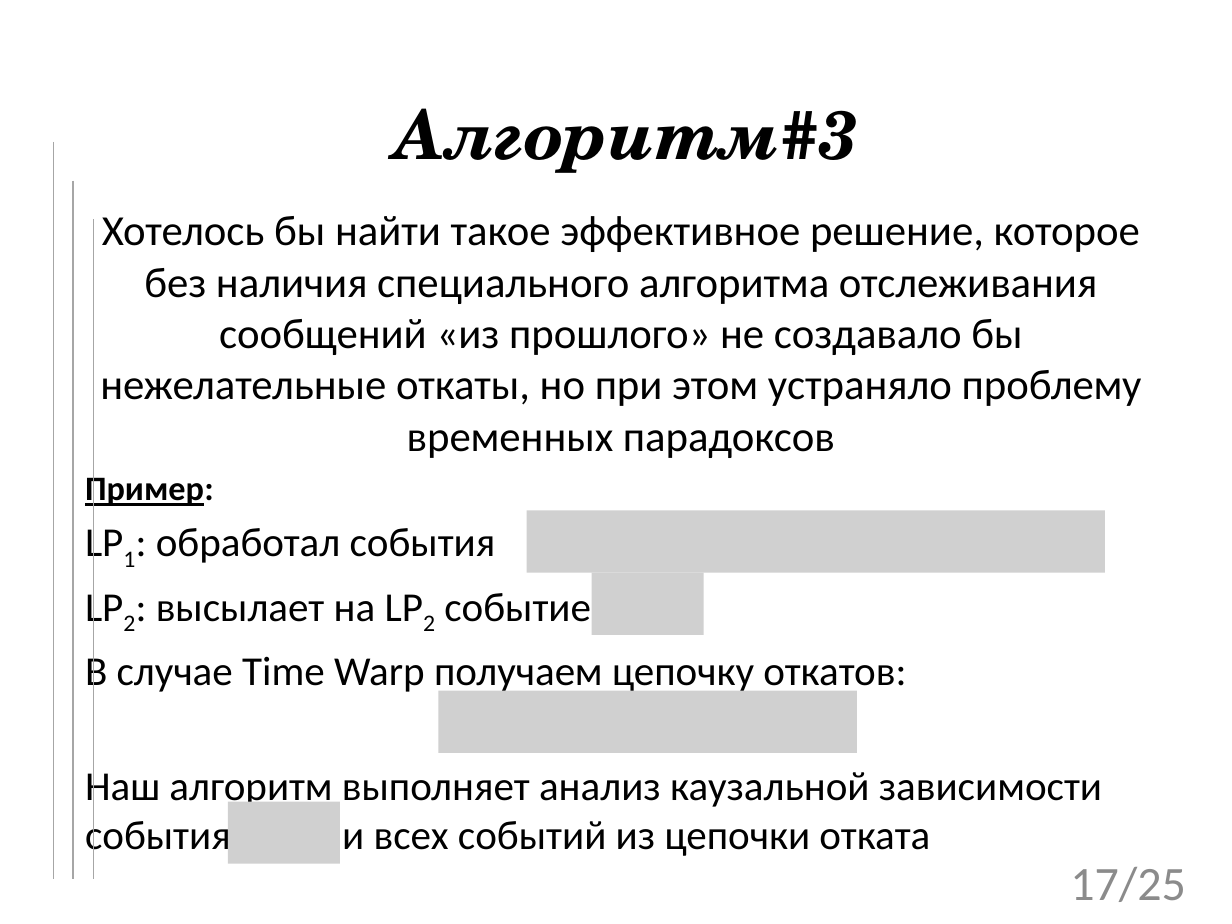
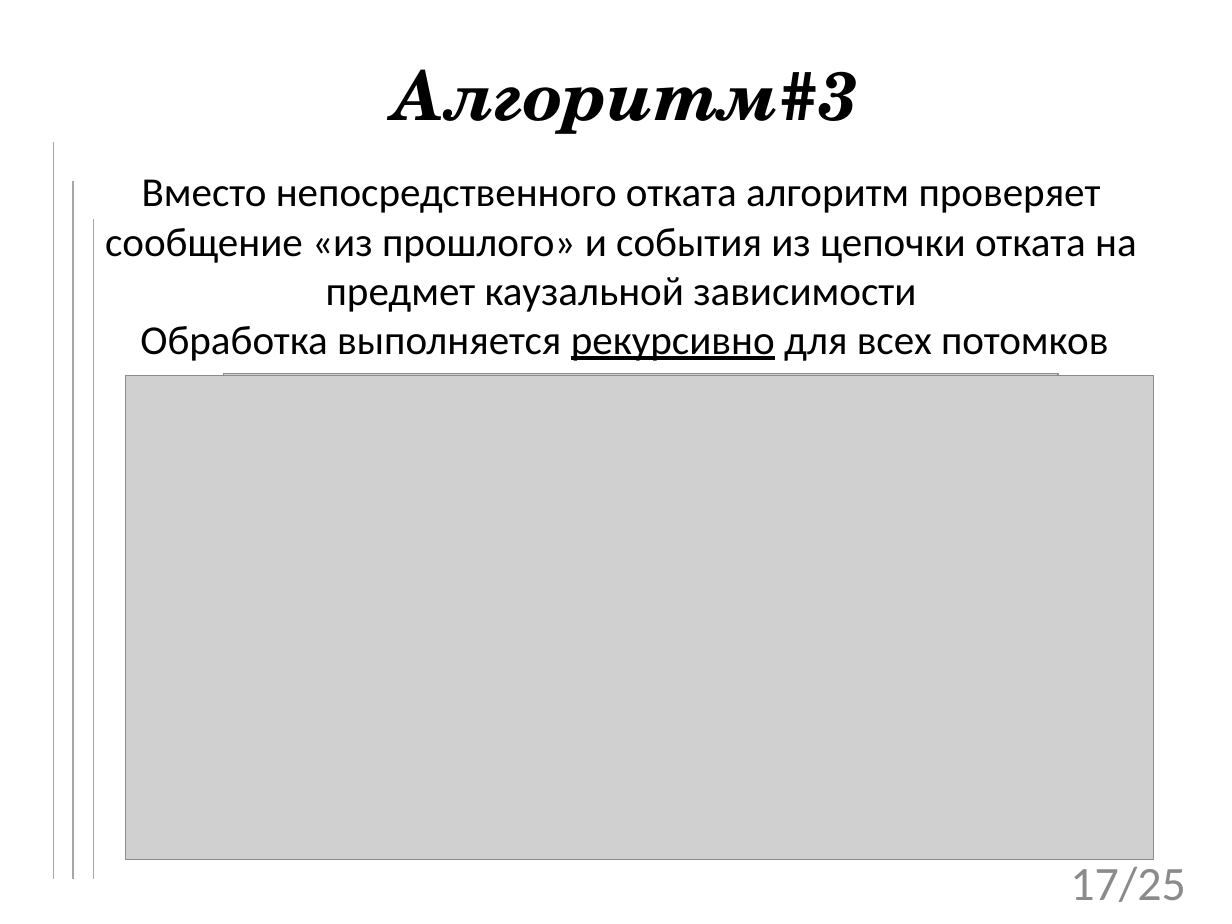
Before and after one commit to tom-trix/SynchAlgorithms, a slide deck: slide 17 of text/Mitrakov.pptx. Drawn at 1232x924 pixels with LibreOffice and Linux fonts; fonts in the diff are those of the drawing; grey boxes stand for pictures; background and template pictures are left out. Boxes give left, top, right and bottom in pixels: in the first picture for what was removed or moved away, otherwise in the second. Text is boxed around its words. In the diff, an @@ line names an element or a change of style, - is before the commit and + after.

```diff
--- a/text/Mitrakov.pptx
+++ b/text/Mitrakov.pptx
@@ title "Алгоритм#3": place and size @@
-title "Алгоритм#3" at box(393, 108, 859, 173)
+title "Алгоритм#3" at box(393, 69, 859, 134)
@@ subtitle at box(105, 179, 1137, 312): text changed; size 25 to 24 pt @@
-Хотелось бы найти такое эффективное решение, которое без наличия специального алгоритма отслеживания сообщений «из прошлого» не создавало бы нежелательные откаты, но при этом устраняло проблему временных парадоксов
-Пример:
-LP1: обработал события
-LP2: высылает на LP2 событие
-В случае Time Warp получаем цепочку откатов:
-Наш алгоритм выполняет анализ каузальной зависимости события и всех событий из цепочки отката
+Вместо непосредственного отката алгоритм проверяет сообщение «из прошлого» и события из цепочки отката на предмет каузальной зависимости
@@ text added at box(140, 326, 1108, 361), 24 pt, text #000000 @@
+Обработка выполняется рекурсивно для всех потомков
@@ picture added at box(126, 376, 1154, 860) @@
@@ picture added at box(224, 373, 1058, 860) @@
@@ picture added at box(306, 376, 944, 860) @@
@@ picture removed at box(526, 510, 1104, 572) @@
@@ picture removed at box(591, 573, 703, 634) @@
@@ picture removed at box(439, 691, 857, 753) @@
@@ picture removed at box(228, 802, 340, 864) @@
```
Also in this commit, not shown: 1 slide added, 1 slide removed.
